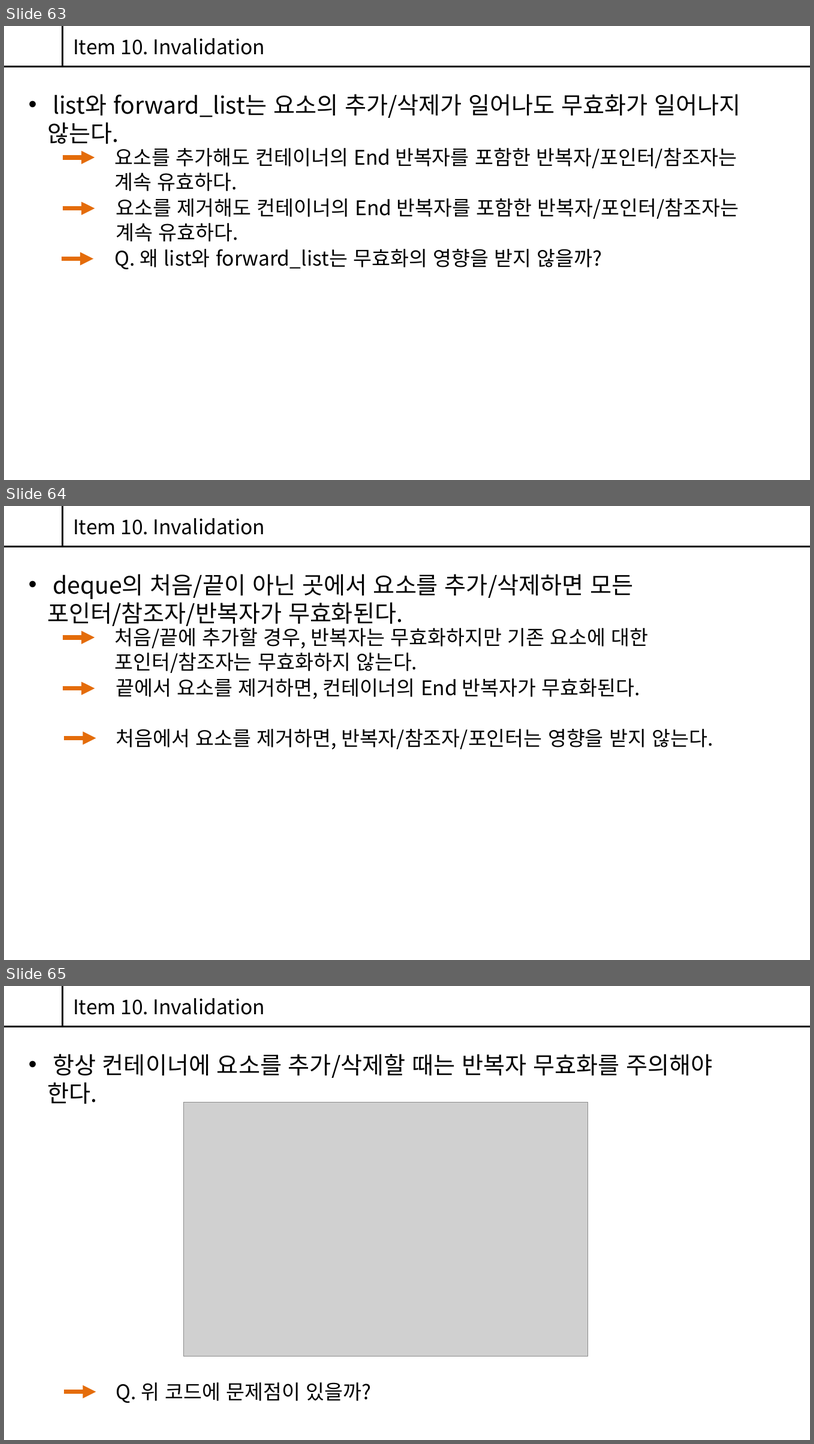
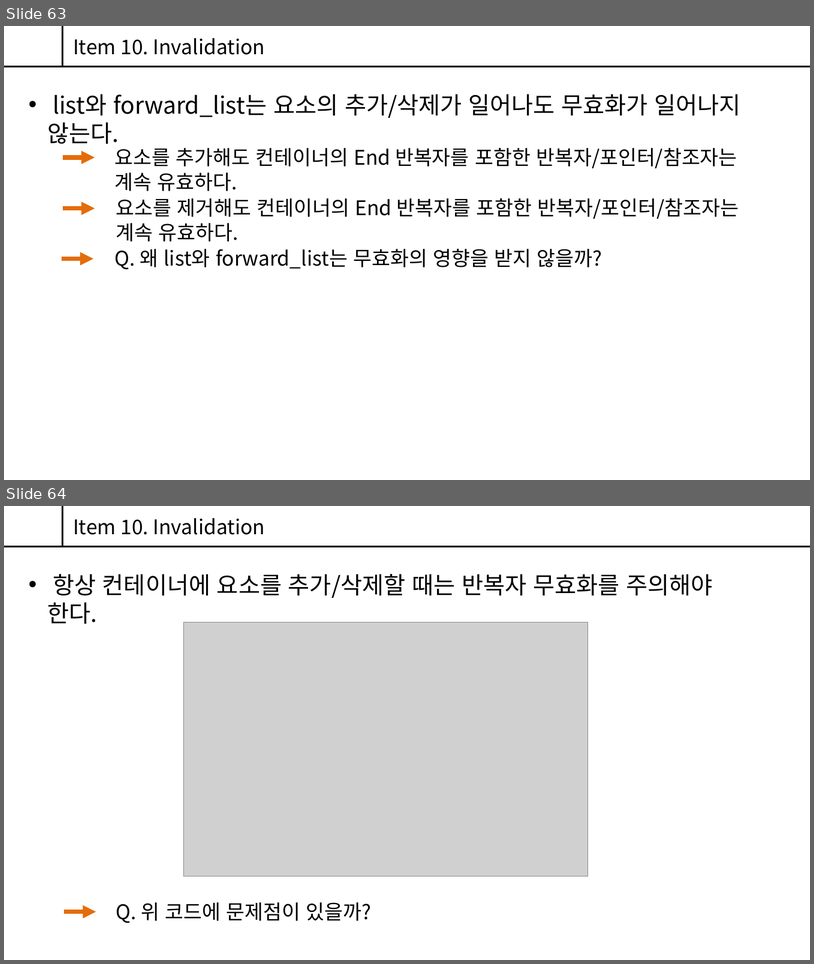
Before and after one commit to CoodingPenguin/StudyMaterial, a slide deck: Sharpest++/Chapter 24 - Sequential Containers.pptx. Shown one above the other, each under a label of ours: slides 63, 64 and 65 before the commit, slides 63 and 64 after it. The pictures are 814x1444 and 814x964 pixels, drawn with LibreOffice and Linux fonts; fonts in the diff are those of the drawing; grey boxes stand for pictures; background and template pictures are left out. Boxes give left, top, right and bottom in pixels: in the first picture for what was removed or moved away, otherwise in the second. Text is boxed around its words. In the diff, an @@ line names an element or a change of style, - is before the commit and + after.

Commit message:
modify the content of chapter 24.

```diff
--- a/Sharpest++/Chapter 24 - Sequential Containers.pptx
+++ b/Sharpest++/Chapter 24 - Sequential Containers.pptx
@@ slide 64 removed at box(4, 506, 810, 960), background picture (left out) @@
@@ line removed from (63, 547) to (63, 506) @@
@@ text removed at box(73, 518, 266, 535) @@
-Item 10. Invalidation
@@ line removed from (4, 547) to (810, 547) @@
@@ text removed at box(47, 574, 633, 628) @@
-• deque의 처음/끝이 아닌 곳에서 요소를 추가/삭제하면 모든 포인터/참조자/반복자가 무효화된다.
@@ text removed at box(114, 624, 649, 673) @@
-처음/끝에 추가할 경우, 반복자는 무효화하지만 기존 요소에 대한 포인터/참조자는 무효화하지 않는다.
@@ arrow removed from (63, 637) to (95, 637) @@
@@ text removed at box(116, 678, 641, 699) @@
-끝에서 요소를 제거하면, 컨테이너의 End 반복자가 무효화된다.
@@ arrow removed from (63, 688) to (95, 688) @@
@@ arrow removed from (64, 738) to (96, 738) @@
@@ text removed at box(116, 729, 714, 749) @@
-처음에서 요소를 제거하면, 반복자/참조자/포인터는 영향을 받지 않는다.
@@ what was slide 65 is now slide 64 @@
```
